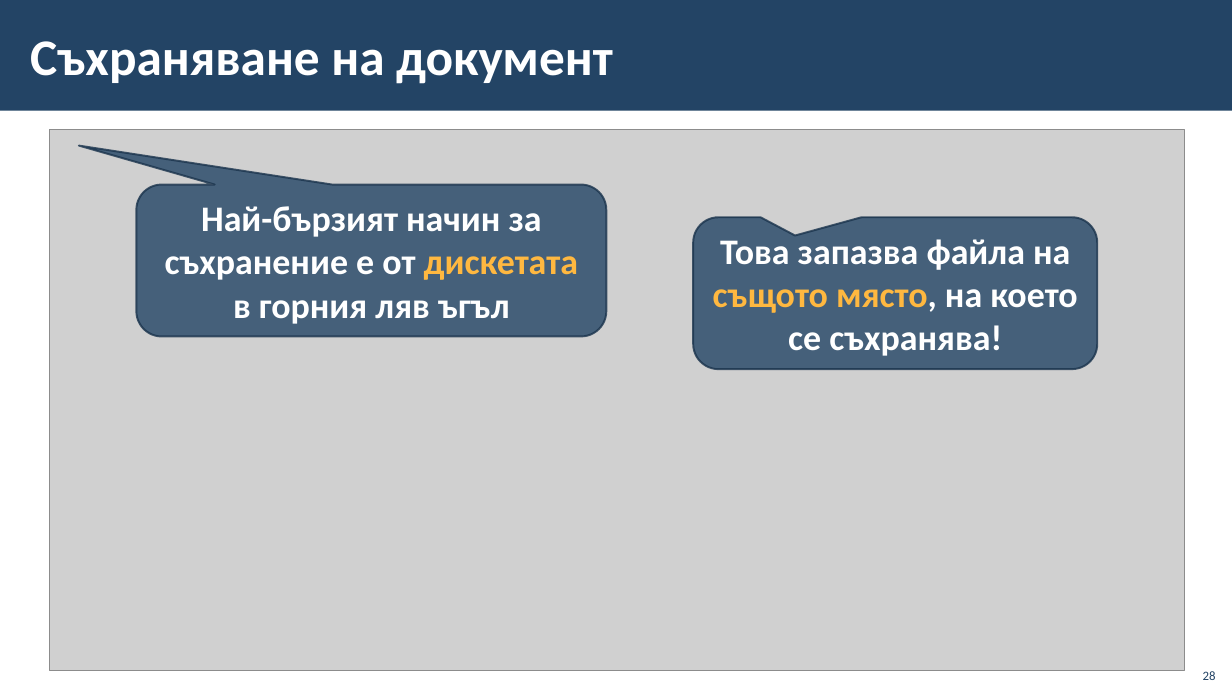
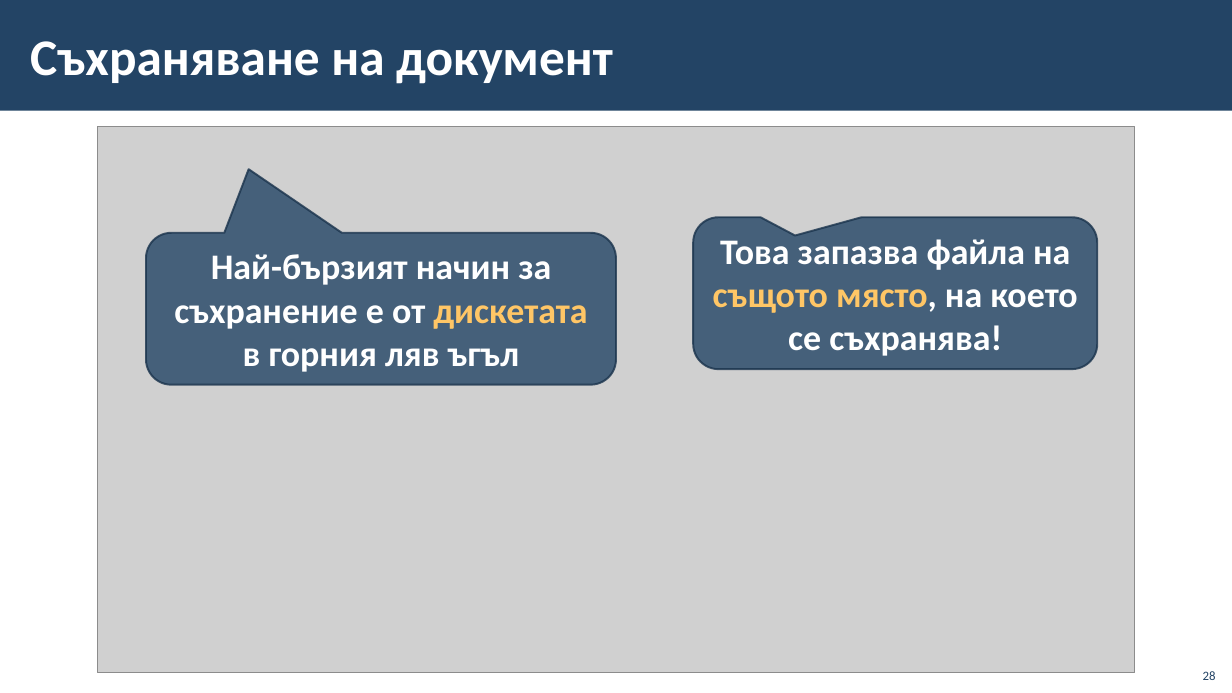
Before and after one commit to BG-IT-Edu/School-Programming, a slide deck: slide 28 of Courses/Computer-Modeling-and-IT/Computer-Modeling-and-IT-5-Class/22-Introduction-to-Text-Processing/22-Introduction-to-Text-Processing.pptx. Drawn at 1232x693 pixels with LibreOffice and Linux fonts; fonts in the diff are those of the drawing; grey boxes stand for pictures; background and template pictures are left out. Boxes give left, top, right and bottom in pixels: in the first picture for what was removed or moved away, otherwise in the second. Text is boxed around its words. In the diff, an @@ line names an element or a change of style, - is before the commit and + after.

```diff
--- a/Courses/Computer-Modeling-and-IT/Computer-Modeling-and-IT-5-Class/22-Introduction-to-Text-Processing/22-Introduction-to-Text-Processing.pptx
+++ b/Courses/Computer-Modeling-and-IT/Computer-Modeling-and-IT-5-Class/22-Introduction-to-Text-Processing/22-Introduction-to-Text-Processing.pptx
@@ picture: place and size @@
-picture at bbox=[50, 129, 1185, 670]
+picture at bbox=[97, 127, 1135, 674]
@@ rounded speech box "Най-бързият начин за съхранение е ...": place and size @@
-rounded speech box "Най-бързият начин за съхранение е ..." at bbox=[137, 185, 607, 336]
+rounded speech box "Най-бързият начин за съхранение е ..." at bbox=[146, 233, 616, 384]
@@ rounded speech box "Най-бързият начин за съхранение е ..." at bbox=[146, 233, 616, 384]: text colour #FFB840 to #FFC666 in "дискетата"; proportions changed @@
@@ rounded speech box "Това запазва файла на същото ..." at bbox=[693, 217, 1097, 369]: text colour #FFB840 to #FFC666 in "същото място," @@
```
Also in this commit, not shown: 11 other slides changed.
